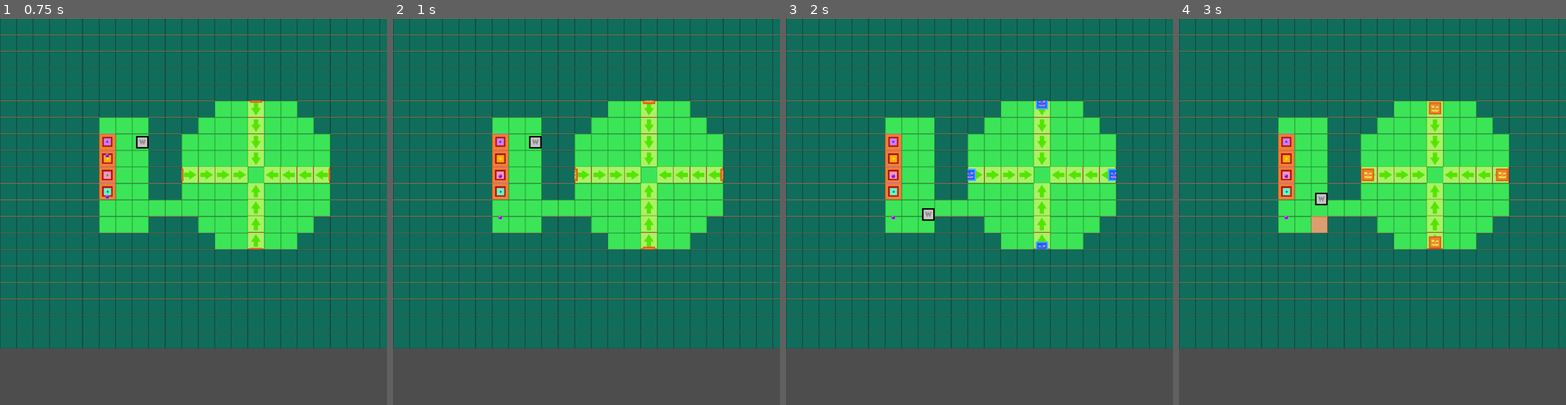
Above: before the commit, frames 1-4 (left to right).
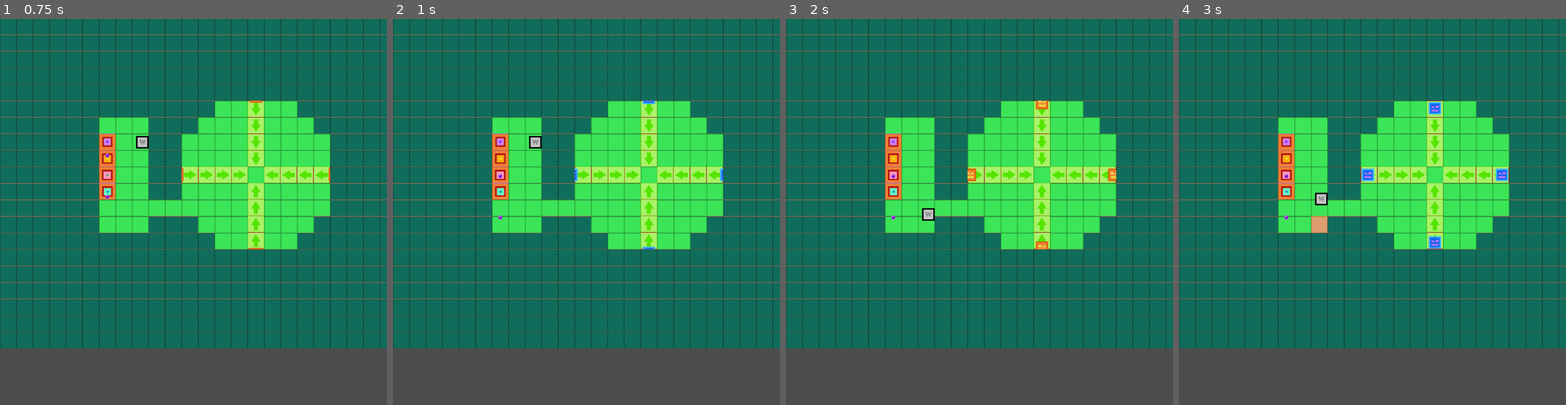
Above: after the commit, the same moments.

Repository: stirs1/wizardfarmer
Game: Godot game, scene res://main.tscn
Same seed, same stepped clock (60 frames per second), same inputs: the game is played once before the commit and once after it.
Inputs:
- Up to frame 1 (0.75 s): hold Right (move_right) from 0.53 s (still down); tap P (pick_place) at 0.6 s
- Up to frame 2 (1 s): keep holding Right (move_right)
- Up to frame 3 (2 s): release Right (move_right) at 1.28 s; hold Down (move_down) from 1.28 s (still down); tap S (shoot) at 1.35 s
- Up to frame 4 (3 s): release Down (move_down) at 2.03 s; hold Right (move_right) 2.03-2.78 s; tap T (till) at 2.1 s; hold Up (move_up) from 2.78 s (still down); tap P (pick_place) at 2.85 s

Frame 1 is identical in both runs. In frame 2, 0.1% of the frame differs, in the area x 46-86%, y 21-60%; in frame 3, 0.3%; in frame 4, 0.4%, in the area x 47-86%, y 21-60%.

Commit message:
improved code

Diff:
--- a/Global.gd
+++ b/Global.gd
@@ -48,15 +48,6 @@
         wizard = WizardScene.instantiate()
         add_child(wizard)
         print("Created new wizard instance")
-
-    #debug to see if my paths are bad
-    if not wizard:
-        print("failed to get wizard node! Path Main/wizard")
-        return
-
-    if not dirt:
-        print("failed to get dirt node! Path Main/dirt")
-        return
 
     # set wizard start cell right here.
     # something weird happening with the wizard's origin point, HC for now
--- a/dirt.tscn
+++ b/dirt.tscn
@@ -27,7 +27,6 @@
 animation = &"dirt_still"
 
 [node name="CollisionShape2D" type="CollisionShape2D" parent="."]
-position = Vector2(-29, -33)
 shape = SubResource("RectangleShape2D_dwuat")
 disabled = true
 debug_color = Color(0, 0.6, 0.7, 0.42)
--- a/enemy_pumpkin.tscn
+++ b/enemy_pumpkin.tscn
@@ -47,7 +47,8 @@
 [node name="AnimatedSprite2D" type="AnimatedSprite2D" parent="."]
 scale = Vector2(0.75, 0.75)
 sprite_frames = SubResource("SpriteFrames_70ufw")
-animation = &"idle"
+animation = &"pumpkin_walk"
+frame_progress = 0.129502
 
 [node name="CollisionShape2D" type="CollisionShape2D" parent="."]
 shape = SubResource("RectangleShape2D_55ayj")
--- a/main.gd
+++ b/main.gd
@@ -1 +1,6 @@
 extends Node2D
+
+func _ready():
+    pass
+    #var tree = self.get_tree_string_pretty()
+    #print(tree)
